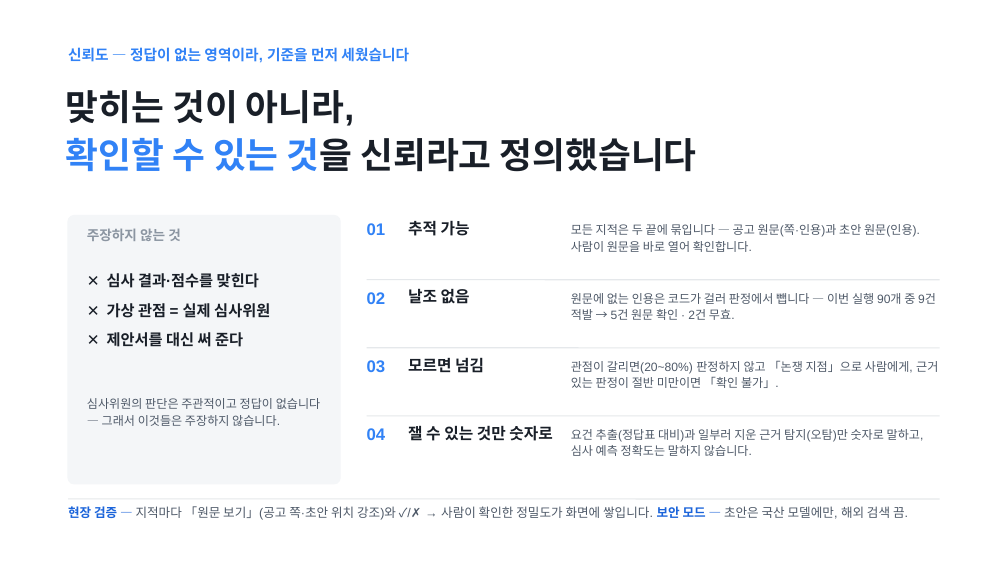
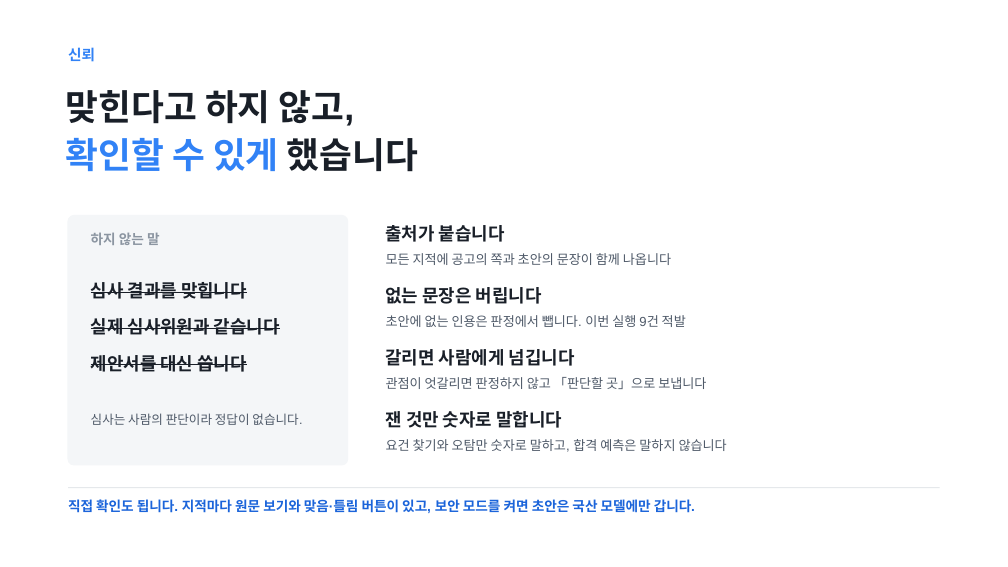
Before and after one commit to Ryugi62/rfp-to-fit, a slide deck: slide 7 of deliver/deck/RFP-to-Fit_루미아.pptx. Drawn at 1008x567 pixels with LibreOffice and Linux fonts; fonts in the diff are those of the drawing. Boxes give left, top, right and bottom in pixels: in the first picture for what was removed or moved away, otherwise in the second. Text is boxed around its words. In the diff, an @@ line names an element or a change of style, - is before the commit and + after.

```diff
--- a/deliver/deck/RFP-to-Fit_루미아.pptx
+++ b/deliver/deck/RFP-to-Fit_루미아.pptx
@@ text at box(68, 47, 95, 62): text changed @@
-신뢰도 — 정답이 없는 영역이라, 기준을 먼저 세웠습니다
+신뢰
@@ text at box(66, 90, 418, 172): text changed @@
-맞히는 것이 아니라,
-확인할 수 있는 것을 신뢰라고 정의했습니다
+맞힌다고 하지 않고,
+확인할 수 있게 했습니다
@@ rounded rectangle: place and size @@
-rounded rectangle at box(68, 216, 340, 484)
+rounded rectangle at box(68, 216, 348, 465)
@@ rounded rectangle at box(68, 216, 348, 465): proportions changed @@
@@ text at box(91, 232, 160, 245): text changed @@
-주장하지 않는 것
+하지 않는 말
@@ text removed at box(367, 223, 386, 235) @@
-01
@@ text added at box(386, 225, 505, 242), 17 pt, text #191F28, bold @@
+출처가 붙습니다
@@ text at box(386, 253, 671, 265): text changed; size 15 to 12.5 pt; text colour #191F28 to #4E5968; bold off @@
-추적 가능
+모든 지적에 공고의 쪽과 초안의 문장이 함께 나옵니다
@@ text at box(91, 282, 280, 372): text changed; size 14.5 to 17 pt @@
-✕ 심사 결과·점수를 맞힌다
-✕ 가상 관점 = 실제 심사위원
-✕ 제안서를 대신 써 준다
+심사 결과를 맞힙니다
+실제 심사위원과 같습니다
+제안서를 대신 씁니다
@@ line removed from (367, 280) to (940, 280) @@
@@ text removed at box(367, 292, 386, 304) @@
-02
@@ text at box(386, 287, 542, 304): text changed; size 11.5 to 17 pt; text colour #4E5968 to #191F28; bold on @@
-모든 지적은 두 끝에 묶입니다 — 공고 원문(쪽·인용)과 초안 원문(인용). 사람이 원문을 바로 열어 확인합니다.
+없는 문장은 버립니다
@@ text removed at box(408, 288, 470, 304) @@
-날조 없음
@@ text at box(386, 315, 686, 327): text changed; size 11.5 to 12.5 pt @@
-원문에 없는 인용은 코드가 걸러 판정에서 뺍니다 — 이번 실행 90개 중 9건 적발 → 5건 원문 확인 · 2건 무효.
+초안에 없는 인용은 판정에서 뺍니다. 이번 실행 9건 적발
@@ line removed from (367, 348) to (940, 348) @@
@@ text added at box(386, 349, 575, 366), 17 pt, text #191F28, bold @@
+갈리면 사람에게 넘깁니다
@@ text removed at box(408, 357, 484, 373) @@
-모르면 넘김
@@ text removed at box(367, 360, 386, 372) @@
-03
@@ text at box(386, 377, 706, 389): text changed; size 11.5 to 12.5 pt @@
-관점이 갈리면(20~80%) 판정하지 않고 「논쟁 지점」으로 사람에게, 근거 있는 판정이 절반 미만이면 「확인 불가」.
+관점이 엇갈리면 판정하지 않고 「판단할 곳」으로 보냅니다
@@ text at box(91, 413, 302, 425): text changed; size 11.5 to 12 pt @@
-심사위원의 판단은 주관적이고 정답이 없습니다 — 그래서 이것들은 주장하지 않습니다.
+심사는 사람의 판단이라 정답이 없습니다.
@@ line removed from (367, 416) to (940, 416) @@
@@ text added at box(386, 411, 562, 428), 17 pt, text #191F28, bold @@
+잰 것만 숫자로 말합니다
@@ text removed at box(367, 428, 386, 440) @@
-04
@@ text at box(386, 439, 727, 452): text changed; size 11.5 to 12.5 pt @@
-요건 추출(정답표 대비)과 일부러 지운 근거 탐지(오탐)만 숫자로 말하고, 심사 예측 정확도는 말하지 않습니다.
+요건 찾기와 오탐만 숫자로 말하고, 합격 예측은 말하지 않습니다
@@ text removed at box(408, 425, 552, 441) @@
-잴 수 있는 것만 숫자로
@@ line moved from (68, 499) - (940, 499) to (68, 488) - (940, 488) @@
@@ text at box(68, 499, 695, 513): text changed; size 12 to 13 pt; text colour #4E5968 to #1B64DA; bold on @@
-현장 검증 — 지적마다 「원문 보기」(공고 쪽·초안 위치 강조)와 ✓/✗ → 사람이 확인한 정밀도가 화면에 쌓입니다. 보안 모드 — 초안은 국산 모델에만, 해외 검색 끔.
+직접 확인도 됩니다. 지적마다 원문 보기와 맞음·틀림 버튼이 있고, 보안 모드를 켜면 초안은 국산 모델에만 갑니다.
```
Also in this commit, not shown: 11 other slides changed, 1 slide added, 1 slide removed, 23 other files.
